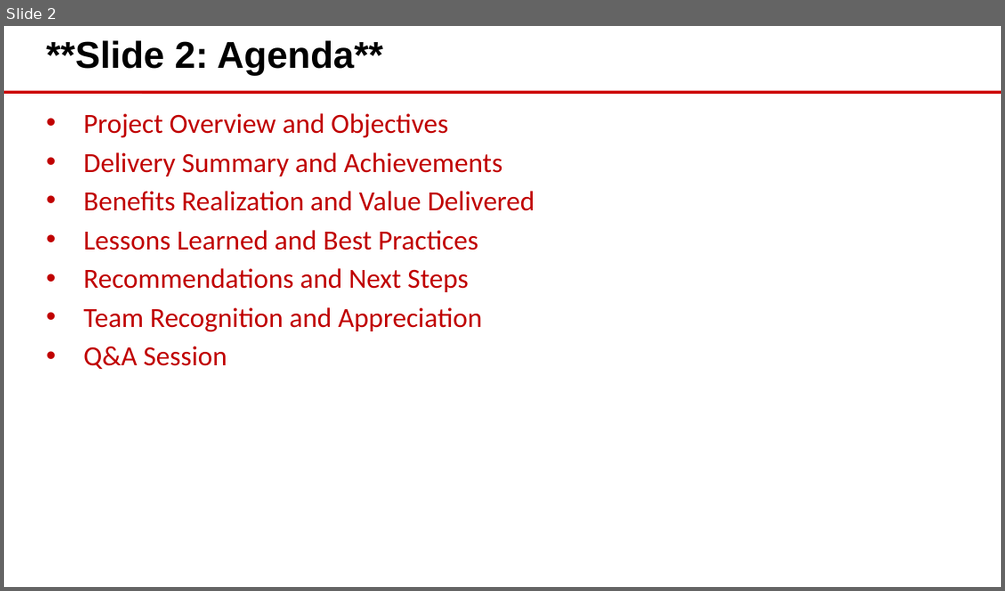
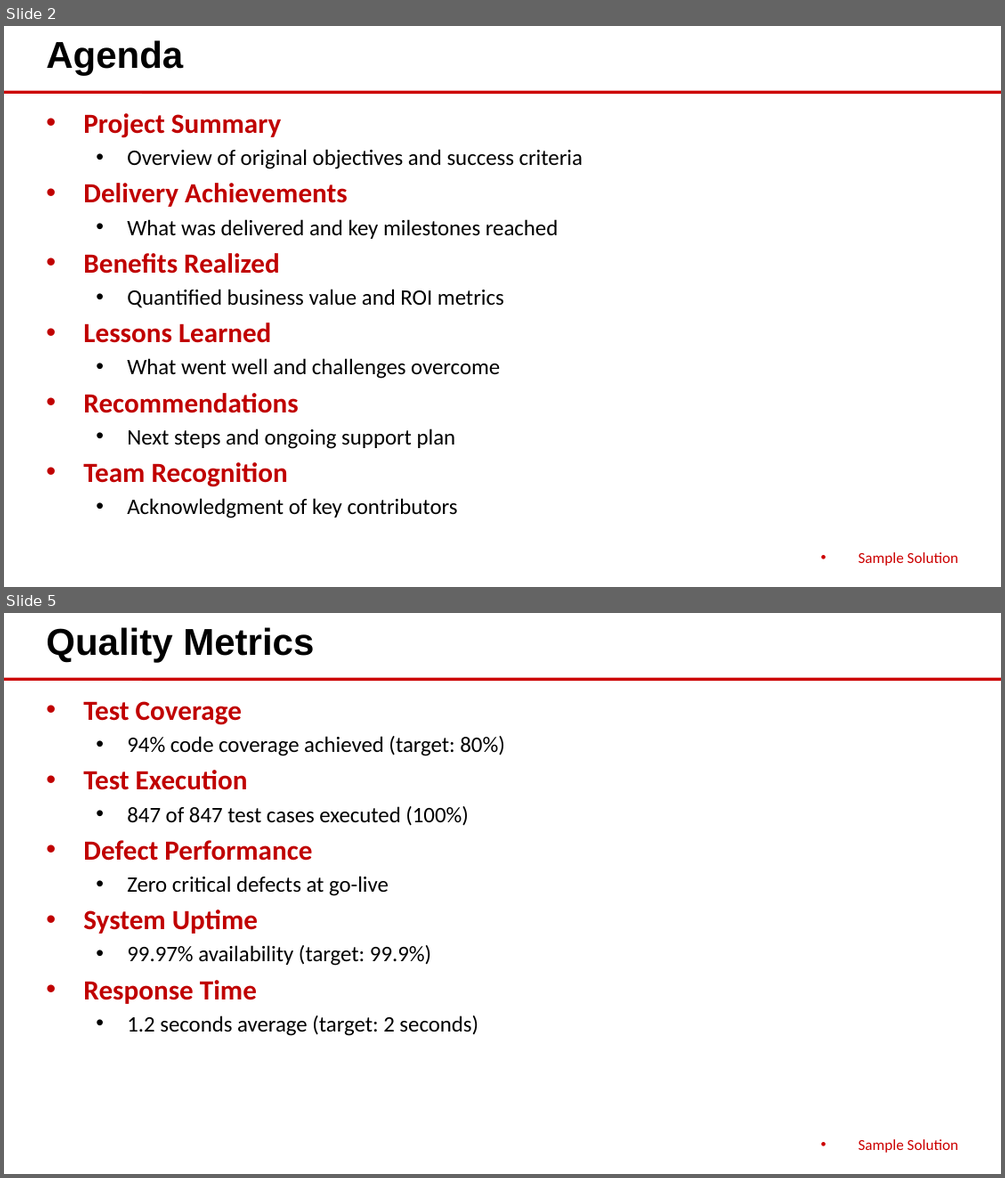
Before and after one commit to eoframework/solutions, a slide deck: solution-template/sample-provider/sample-category/sample-solution/delivery/closeout-presentation.pptx. Shown one above the other, each under a label of ours: slide 2 before the commit, slides 2 and 5 after it; the slides between them are not shown. The pictures are 1005x591 and 1005x1178 pixels, drawn with LibreOffice and Linux fonts; fonts in the diff are those of the drawing; background and template pictures are left out. Boxes give left, top, right and bottom in pixels: in the first picture for what was removed or moved away, otherwise in the second. Text is boxed around its words. In the diff, an @@ line names an element or a change of style, - is before the commit and + after.

Commit message:
Update solution-template with consolidated delivery structure
- Update detailed-design.md with universal 10-section structure
- Add contextual intro text to all sections before tables/bullets/diagrams
- Consolidate legacy files into project-plan.csv and implementation-guide.md:
  - roles.csv → RACI Matrix section in project-plan.csv
  - communication-plan.csv → Communications Plan section in project-plan.csv
  - training-plan.csv → Training Program section in implementation-guide.md
- Remove requirements.csv (belongs in presales SOW)
- Regenerate all Office files with updated converters
- Update delivery README with new structure reference

```diff
--- a/solution-template/sample-provider/sample-category/sample-solution/delivery/closeout-presentation.pptx
+++ b/solution-template/sample-provider/sample-category/sample-solution/delivery/closeout-presentation.pptx
@@ slide 5 added at (x1=4, y1=613, x2=1001, y2=1174), background #FFFFFF; not listed: 1 template element that a slide beside it also shows @@
@@ text added at (x1=46, y1=627, x2=314, y2=663), 27 pt, text #000000, bold @@
+Quality Metrics
@@ text added at (x1=83, y1=701, x2=504, y2=1036), 16 pt, text #000000 @@
+• Test Coverage
+  • 94% code coverage achieved (target: 80%)
+• Test Execution
+  • 847 of 847 test cases executed (100%)
+• Defect Performance
+  • Zero critical defects at go-live
+• System Uptime
+  • 99.97% availability (target: 99.9%)
+• Response Time
+  • 1.2 seconds average (target: 2 seconds)
@@ text added at (x1=858, y1=1139, x2=958, y2=1152), 11 pt, text #CC0000 @@
+• Sample Solution
@@ slide 2 changed as well @@
@@ text at (x1=46, y1=40, x2=183, y2=76): text changed @@
-**Slide 2: Agenda**
+Agenda
@@ text at (x1=83, y1=113, x2=582, y2=518): text changed; size 20 to 16 pt; text colour #C00000 to #000000 @@
-• Project Overview and Objectives
-• Delivery Summary and Achievements
-• Benefits Realization and Value Delivered
-• Lessons Learned and Best Practices
-• Recommendations and Next Steps
-• Team Recognition and Appreciation
-• Q&A Session
+• Project Summary
+  • Overview of original objectives and success criteria
+• Delivery Achievements
+  • What was delivered and key milestones reached
+• Benefits Realized
+  • Quantified business value and ROI metrics
+• Lessons Learned
+  • What went well and challenges overcome
+• Recommendations
+  • Next steps and ongoing support plan
+• Team Recognition
+  • Acknowledgment of key contributors
@@ text added at (x1=858, y1=552, x2=958, y2=565), 11 pt, text #CC0000 @@
+• Sample Solution
```
Also in this commit, not shown: 1 other slide changed, 8 other slides added, 34 slides removed, 20 other files.
